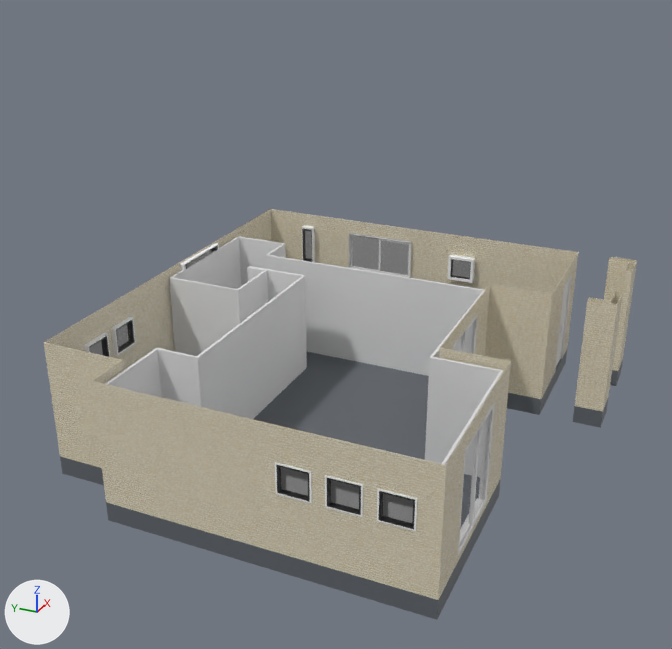
What one commit did to the Blender file myhome_full1.blend.
The view is the same before and after, from a camera (50 mm lens) standing at (-16.46, -6.9, 10.69) and looking at (-0.57, 0.25, 2.75). The lights are fixed; the arrows at lower left show +X, +Y and +Z.

Before the edit, the objects in view are built like this:
```python
ob_outframe_1f = bpy.data.objects.new('Outframe_1F', me_plane)
ob_outframe_1f.location = (-3.98, -3.49, 0.66)
ob_outframe_1f.rotation_euler = (1.571, 0.0, 0.0)  # degrees (90, 0, 0)
ob_outframe_1f_001 = bpy.data.objects.new('Outframe_1F.001', me_plane_001)
ob_outframe_1f_001.location = (-3.98, -3.49, 0.66)
ob_outframe_1f_001.rotation_euler = (1.571, 0.0, 0.0)  # degrees (90, 0, 0)
ob_window_003 = bpy.data.objects.new('Window.003', me_window_005)
ob_window_003.parent = ob_window_group_004
ob_window_003.location = (-4.9, -0.631, 2.691)
# also in view: 'Window.004' at (-4.93, -2.78, 1.95); 'P_KitchenDining' at (-0.81, 0.66, 1.6); 'Outframe_1F.002' at (0.11, -0.05, 0.21); 'Window.L.001' at (-3.5, -3.48, 1.59); 'Window.R.002' at (5.19, 1.99, 2.12)
```
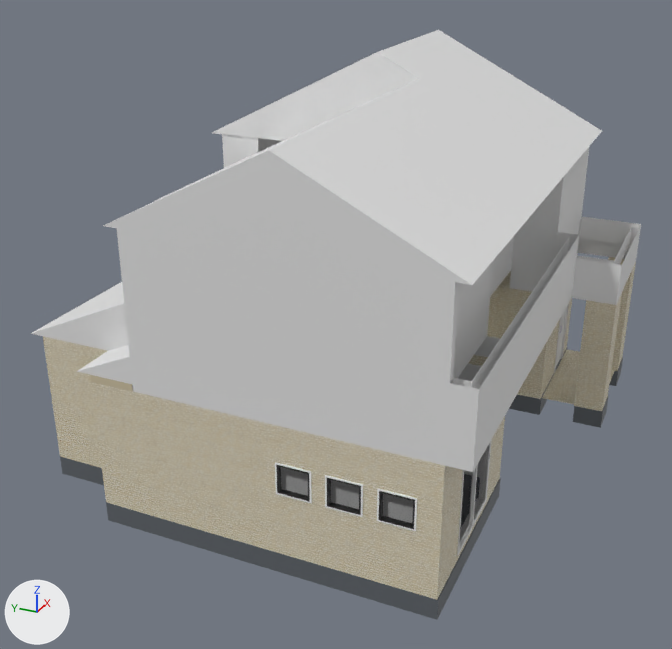
What changed in the scene script:
```text
Add me_plane_007:
    me_plane_007.from_pydata(...)  # 28 vertices, 10 faces; spans x -6.69..2.19, y -3.82..1.0, z -0.08..10.09
Add me_cube:
    me_cube.from_pydata(...)  # 93 vertices, 48 faces, 4 loose edges; spans x -11.37..-1.18, y -2.5..6.31, z 0.27..3.23
Add me_plane_006:
    me_plane_006.from_pydata(...)  # 39 vertices, 14 faces; spans x -6.69..2.19, y -3.82..1.0, z -0.08..10.09
Change ob_outframe_1f_001:
    remove ob_outframe_1f_001.hide_set(True)
Add ob_outframe2f_roof:
    ob_outframe2f_roof = bpy.data.objects.new('Outframe2F_roof', me_plane_007)
    ob_outframe2f_roof.location = (-4.9, 2.92, 6.92)
    ob_outframe2f_roof.rotation_euler = (1.571, 0.0, 1.571)  # degrees (90, 0, 90)
Add ob_outframe2f:
    ob_outframe2f = bpy.data.objects.new('Outframe2F', me_cube)
    ob_outframe2f.location = (6.38, -2.39, 2.69)
Add ob_roof:
    ob_roof = bpy.data.objects.new('roof', me_plane_006)
    ob_roof.location = (-4.9, 2.92, 6.92)
    ob_roof.rotation_euler = (1.571, 0.0, 1.571)  # degrees (90, 0, 90)
```

What differs and where, as boxes [x1, y1, x2, y2] in the pictures (672 x 649 px):
'Outframe2F', added: after [117, 134, 641, 472]
'roof', added: after [32, 30, 602, 371]
'Outframe2F_roof', added: after [31, 52, 471, 385]
'Outframe_1F.001', shown: after [542, 350, 615, 404]
'P_KitchenDining', unchanged, covered by the edit: before [105, 236, 503, 465]; after [132, 364, 482, 389]
